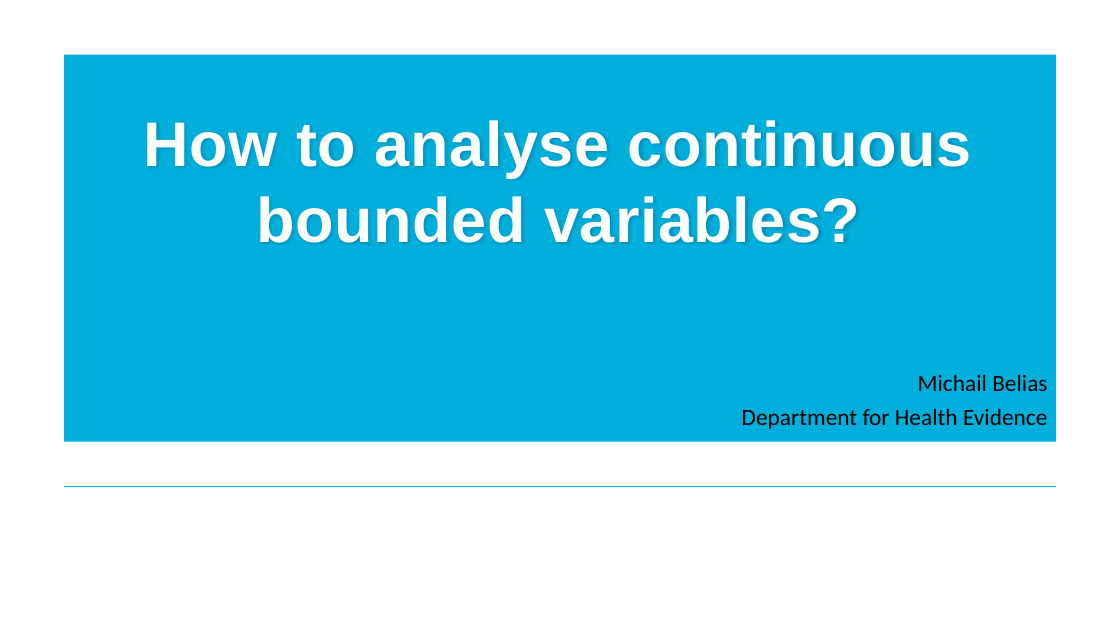
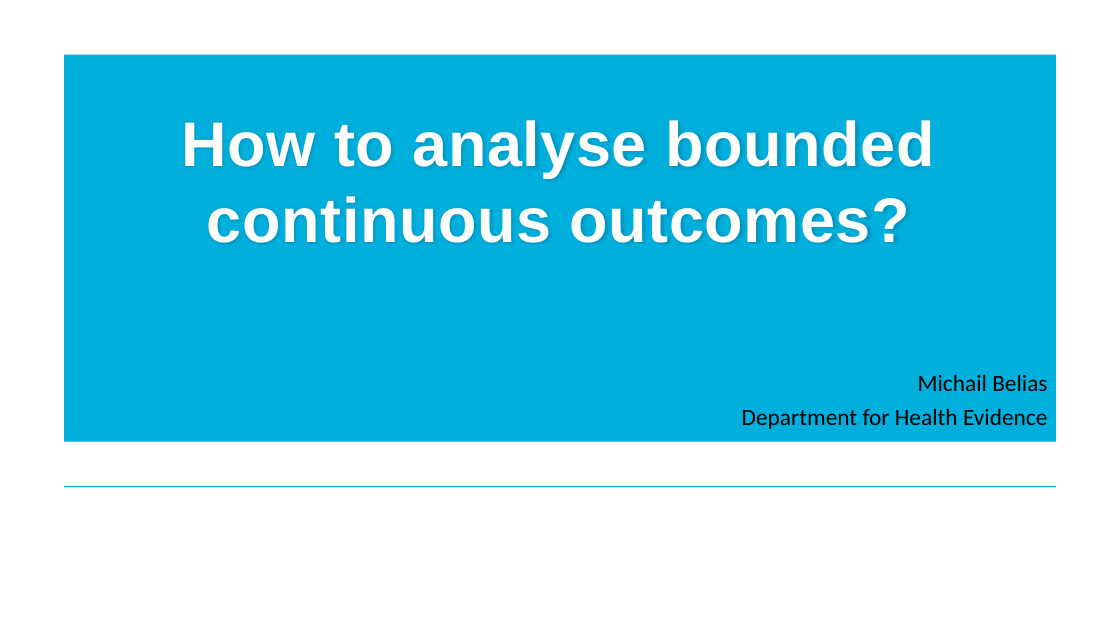
Before and after one commit to MichaelBelias/My-Complete-Book-In-R, a slide deck: slide 1 of Beta Regression/Beta-regression.pptx. Drawn at 1120x630 pixels with LibreOffice and Linux fonts; fonts in the diff are those of the drawing; background and template pictures are left out. Boxes give left, top, right and bottom in pixels: in the first picture for what was removed or moved away, otherwise in the second. Text is boxed around its words. In the diff, an @@ line names an element or a change of style, - is before the commit and + after.

```diff
--- a/Beta Regression/Beta-regression.pptx
+++ b/Beta Regression/Beta-regression.pptx
@@ text at <box>182,120,935,243</box>: text changed @@
-How to analyse continuous bounded variables?
+How to analyse bounded continuous outcomes?
```
Also in this commit, not shown: 7 other slides changed, 3 slides added, 1 slide removed, 3 other files.
